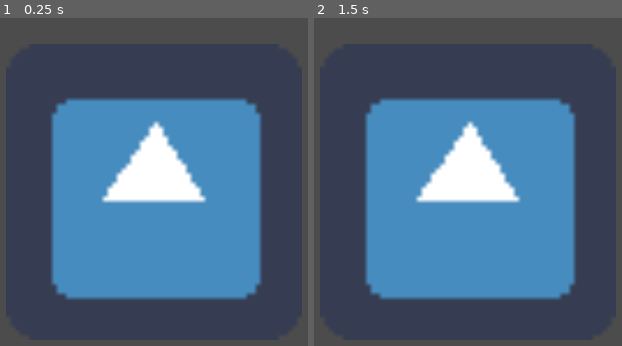
Above: before the commit, frames 1-2 (left to right).
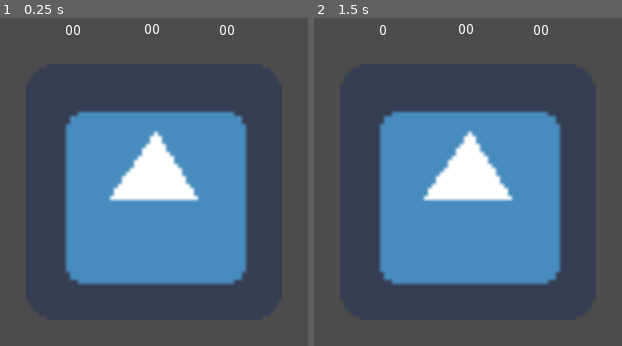
Above: after the commit, the same moments.

Repository: williamPropp/Safe-Breakers
Game: Godot game, scene res://safe_dial.tscn
The game is run twice, just before and just after one commit, with the same random seed, the same clock (stepped at 60 frames per second) and the same inputs. The engine's default icon, where the game draws it, is replaced by a stand-in: a white triangle on a blue panel in a dark square.
Inputs (mouse positions are in pixels of both pictures, inside the frame that each line leads up to):
- Up to frame 1 (0.25 s): no input
- Up to frame 2 (1.5 s): tap Enter at 0.5 s; move the mouse to (outside the picture) at 0.52 s; click (outside the picture) at 0.6 s; tap Space at 1.25 s; move the mouse to (outside the picture) at 1.27 s; click (outside the picture) at 1.35 s

The runs differ from the first frame. In frame 1, 14% of the frame differs, in the area x 16-86%, y 1-86%; in frame 2, 14%.

Commit message:
fixed negative/out of range combo term bug

Diff:
--- a/dial.gd
+++ b/dial.gd
@@ -1,12 +1,20 @@
 extends Sprite
 
+var click_pos = Vector2.ZERO
 var dial_rotation = 0
-var click_pos = Vector2.ZERO
+var current_term_value = 0
+var current_combo_term = 1
+var combo_term1 = "00"
+var combo_term2 = "00"
+var combo_term3 = "00"
 
 var is_dragging = false
 
 func _ready():
 #	OS.window_fullscreen = true
+	pass
+
+func _process(delta):
 	pass
 
 func _input(event):
@@ -33,6 +41,13 @@
 		self.rotation_degrees = add_rotation + dial_rotation
 
 
+#	current_term_value = self.rotation_degrees / 3
+	current_term_value = self.rotation_degrees
+	current_term_value = int( floor(current_term_value) )
+	combo_term1 = str(current_term_value)
+	update_combination()
+
+
 # calculate the angle between 2 points about a center point
 # c is the center of the dial, p0 is the initial click position, and p1 is the current drag position
 func angle_diff(c : Vector2, p0 : Vector2, p1 : Vector2):
@@ -41,4 +56,17 @@
 	var angle_delta_rad = atan2(p1.y - c.y, p1.x - c.x) - atan2(p0.y - c.y, p0.x - c.x)
 
 	# convert to degrees before returning
-	return rad2deg(angle_delta_rad)
+	var angle_delta_deg = rad2deg(angle_delta_rad)
+
+	# convert any angles above or below the range (0,359) to its corresponding angle in that range
+	angle_delta_deg = ( (int(angle_delta_deg) % 360) + 360 ) % 360
+
+	return angle_delta_deg
+
+func update_combination():
+	var term1 = get_node("../combo_term1")
+	var term2 = get_node("../combo_term2")
+	var term3 = get_node("../combo_term3")
+	term1.text = combo_term1
+	term2.text = combo_term2
+	term3.text = combo_term3
--- a/safe_dial.tscn
+++ b/safe_dial.tscn
@@ -7,6 +7,27 @@
 
 [node name="dial" type="Sprite" parent="."]
 position = Vector2( 400, 200 )
-scale = Vector2( 4.625, 4.625 )
+scale = Vector2( 4, 4 )
 texture = ExtResource( 1 )
 script = ExtResource( 2 )
+
+[node name="combo_term1" type="RichTextLabel" parent="."]
+margin_left = 311.0
+margin_top = 32.0
+margin_right = 351.0
+margin_bottom = 72.0
+text = "00"
+
+[node name="combo_term2" type="RichTextLabel" parent="."]
+margin_left = 390.0
+margin_top = 31.0
+margin_right = 430.0
+margin_bottom = 71.0
+text = "00"
+
+[node name="combo_term3" type="RichTextLabel" parent="."]
+margin_left = 465.0
+margin_top = 32.0
+margin_right = 505.0
+margin_bottom = 72.0
+text = "00"
